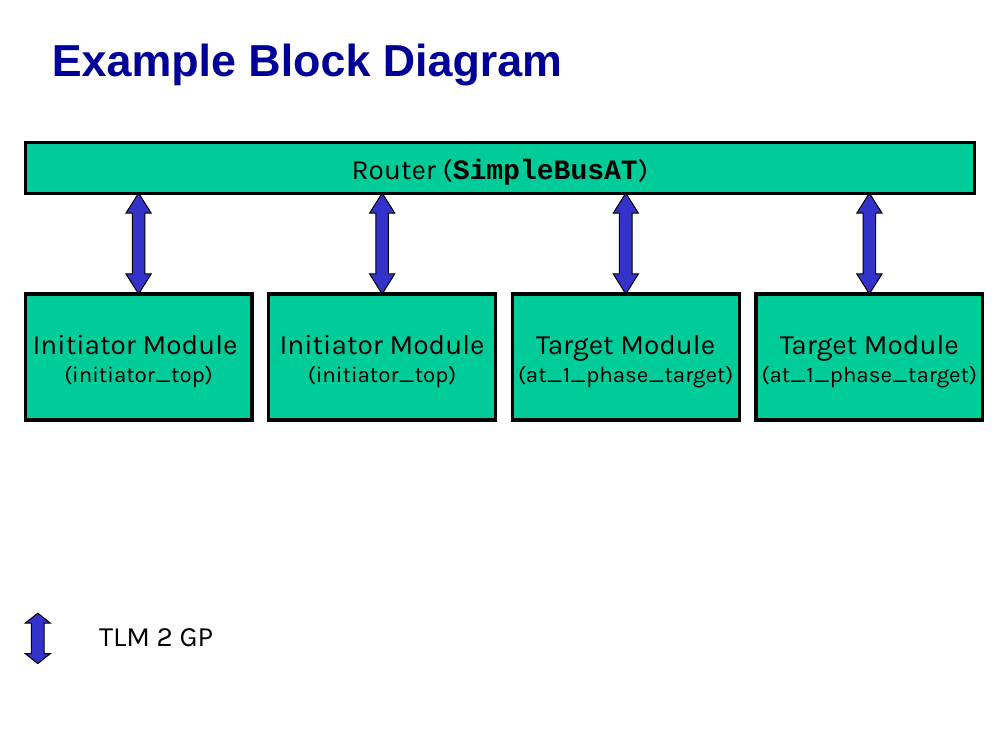
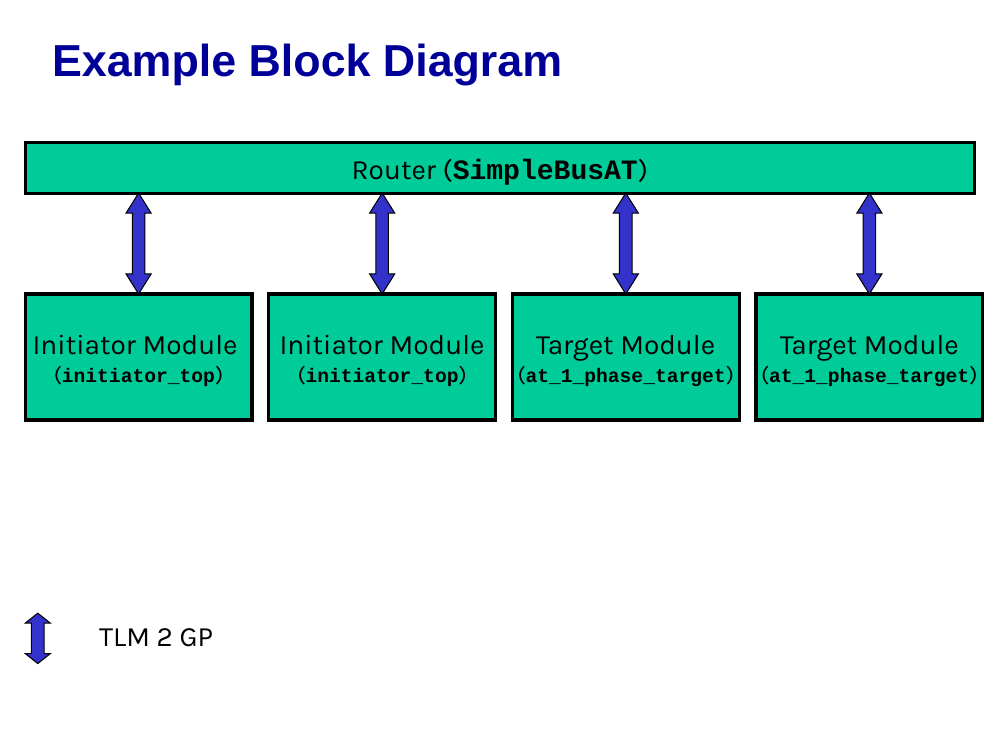
Before and after one commit to accellera-official/systemc, a slide deck: slide 3 of examples/tlm/at_1_phase/docs/at_1_phase_example_system.ppt. Drawn at 1008x756 pixels with LibreOffice and Linux fonts; fonts in the diff are those of the drawing; background and template pictures are left out. Boxes give left, top, right and bottom in pixels: in the first picture for what was removed or moved away, otherwise in the second. Text is boxed around its words. In the diff, an @@ line names an element or a change of style, - is before the commit and + after.

Commit message:
- updated at_1_phase_example_system.ppt

```diff
--- a/examples/tlm/at_1_phase/docs/at_1_phase_example_system.ppt
+++ b/examples/tlm/at_1_phase/docs/at_1_phase_example_system.ppt
@@ text in rectangle at (x1=62, y1=368, x2=215, y2=386): size 16 to 14 pt, font Karla to Courier New, bold on in "(initiator_top)" @@
@@ text in rectangle at (x1=306, y1=368, x2=459, y2=386): size 16 to 14 pt, font Karla to Courier New, bold on in "(initiator_top)" @@
@@ text in rectangle at (x1=526, y1=368, x2=726, y2=386): size 16 to 14 pt, font Karla to Courier New, bold on in "(at_1_phase_target)" @@
@@ text in rectangle at (x1=769, y1=368, x2=969, y2=386): size 16 to 14 pt, font Karla to Courier New, bold on in "(at_1_phase_target)" @@
```
Also in this commit, not shown: 7 other slides changed, 5 other files.
